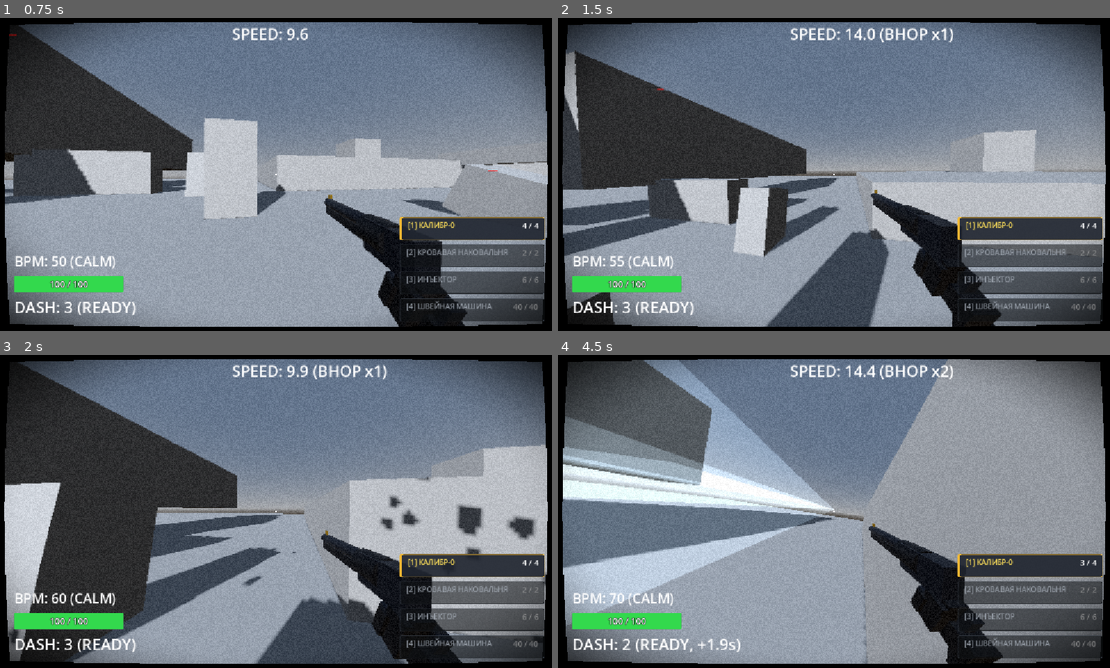
Above: before the commit, frames 1-4 (two rows, left to right).
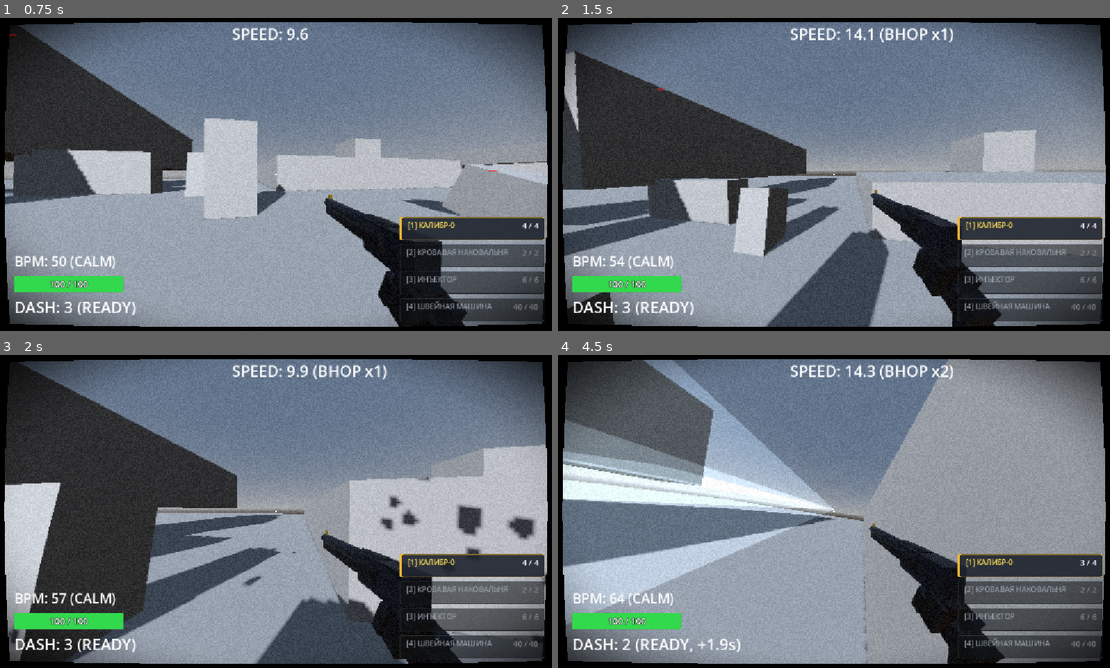
Above: after the commit, the same moments.

Repository: ggou3/voidkill
Game: Godot game, scene res://world.tscn
Same seed, same stepped clock (60 frames per second), same inputs: the game is played once before the commit and once after it.
Inputs (mouse positions are in pixels of both pictures, inside the frame that each line leads up to):
- Up to frame 1 (0.75 s): tap Enter at 0.5 s; move the mouse to (309, 174) at 0.52 s; hold W (move_forward) from 0.53 s (still down); hold C (slam) from 0.53 s (still down)
- Up to frame 2 (1.5 s): keep holding W (move_forward); tap Space (jump) at 0.77, 0.8, 1.07, 1.35 s; move the mouse to (806, 174) at 1.27 s; release C (slam) at 1.28 s
- Up to frame 3 (2 s): keep holding W (move_forward); tap Space (jump) at 1.52, 1.82 s; tap C (slam) at 1.55 s
- Up to frame 4 (4.5 s): keep holding W (move_forward); move the mouse to (850, 505) at 2.02 s; hold Right mouse button (alt_fire) 2.03-2.78 s; tap Space (jump) at 2.3, 3.02, 3.32, 3.77, 3.8, 4.07 s; move the mouse to (828, 517) at 2.77 s; tap Shift (dash) at 2.85 s; tap C (slam) at 3.05 s; move the mouse to (878, 514) at 3.52 s; hold F (melee) 3.53-4.28 s; move the mouse to (789, 508) at 4.27 s; click (789, 508) at 4.35 s

Frame 1 is identical in both runs. In frame 2, less than 0.1% of the frame differs, in the area x 3-99%, y 3-92%; in frame 3, less than 0.1%; in frame 4, 2.0%, in the area x 0-81%, y 1-99%.

Commit message:
Rebalance BPM gain rates (-30-35%): kills 5.5/8.0, variety 2.0, surf 2.0, bhop 3.5

Diff:
--- a/enemy.gd
+++ b/enemy.gd
@@ -1438,7 +1438,7 @@
 	set_physics_process(false)
 	AudioManager.play_sound("enemy_death")
 
-	# Начисление BPM игроку (+12 за убийство ударной волной, +8 за обычное убийство, +3 за смену оружия)
+	# Начисление BPM игроку (+8.0 за убийство ударной волной, +5.5 за обычное убийство, +2.0 за смену оружия)
 	var player = get_tree().get_first_node_in_group("player")
 	if is_instance_valid(player) and "skills" in player and is_instance_valid(player.skills):
 		var weapon_used = last_damage_weapon
@@ -1460,7 +1460,7 @@
 		if player.skills.has_method("record_kill_bpm"):
 			player.skills.record_kill_bpm(weapon_used, was_killed_by_shockwave)
 		else:
-			player.skills.add_bpm(12.0 if was_killed_by_shockwave else 8.0)
+			player.skills.add_bpm(8.0 if was_killed_by_shockwave else 5.5)
 
 	if hp_sprite:
 		hp_sprite.visible = false
--- a/player.gd
+++ b/player.gd
@@ -227,7 +227,7 @@
 		var blood_surf = is_sliding and is_on_blood
 		blood_buff_label.visible = blood_surf
 		if blood_surf:
-			blood_buff_label.text = "★ BLOOD SURF (+3 BPM/s) ★"
+			blood_buff_label.text = "★ BLOOD SURF (+2 BPM/s) ★"
 
 	if post_process_rect and post_process_rect.material:
 		post_process_rect.material.set_shader_parameter("player_speed", current_speed)
@@ -462,7 +462,7 @@
 				time_on_ground = 0.0
 				prev_air_time = 0.0
 				if skills and skills.has_method("add_bpm"):
-					skills.add_bpm(5.0)
+					skills.add_bpm(3.5)
 
 		coyote_timer = 0.0
 		jump_buffer_timer = 0.0
--- a/player.tscn
+++ b/player.tscn
@@ -511,7 +511,7 @@
 theme_override_constants/shadow_offset_y = 2
 theme_override_constants/outline_size = 6
 theme_override_font_sizes/font_size = 22
-text = "★ VARIETY +3 ★"
+text = "★ VARIETY +2 ★"
 
 [node name="BPMLabel" type="Label" parent="HUD" unique_id=773412599]
 offset_left = 34.0
--- a/skill_manager.gd
+++ b/skill_manager.gd
@@ -71,9 +71,9 @@
 
 	if slam_timer > 0: slam_timer -= delta
 
-	# BPM: активный кровавый сёрф (слайд по луже крови): +3 BPM/сек
+	# BPM: активный кровавый сёрф (слайд по луже крови): +2 BPM/сек
 	if is_instance_valid(player) and player.is_sliding and player.is_on_blood:
-		add_bpm(3.0 * delta)
+		add_bpm(2.0 * delta)
 	else:
 		time_since_bpm_gain += delta
 
@@ -106,13 +106,13 @@
 	time_since_bpm_gain = 0.0
 
 func record_kill_bpm(weapon_type: String, is_shockwave: bool = false) -> float:
-	var base_bpm: float = 12.0 if is_shockwave else 8.0
+	var base_bpm: float = 8.0 if is_shockwave else 5.5
 	var bonus_bpm: float = 0.0
 
-	# Бонус за разнообразие (+3 BPM), если оружие отличается от предыдущего убийства
+	# Бонус за разнообразие (+2 BPM), если оружие отличается от предыдущего убийства
 	if last_kill_weapon != "" and weapon_type != "" and weapon_type != last_kill_weapon:
-		bonus_bpm = 3.0
-		print("[BPM VARIETY BONUS] +3.0 BPM! Killer: '%s' != previous: '%s' (Total: +%.1f BPM)" % [
+		bonus_bpm = 2.0
+		print("[BPM VARIETY BONUS] +2.0 BPM! Killer: '%s' != previous: '%s' (Total: +%.1f BPM)" % [
 			weapon_type, last_kill_weapon, base_bpm + bonus_bpm
 		])
 		_show_combo_popup(bonus_bpm)
Not shown, changed: DESIGN.md
